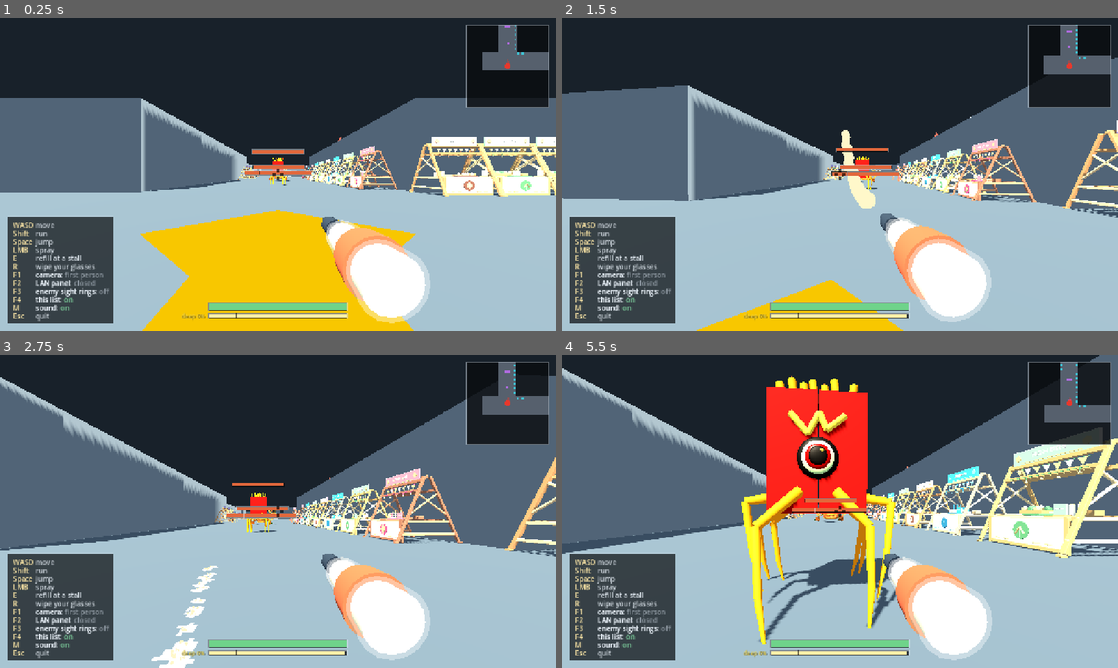
Above: before the commit, frames 1-4 (two rows, left to right).
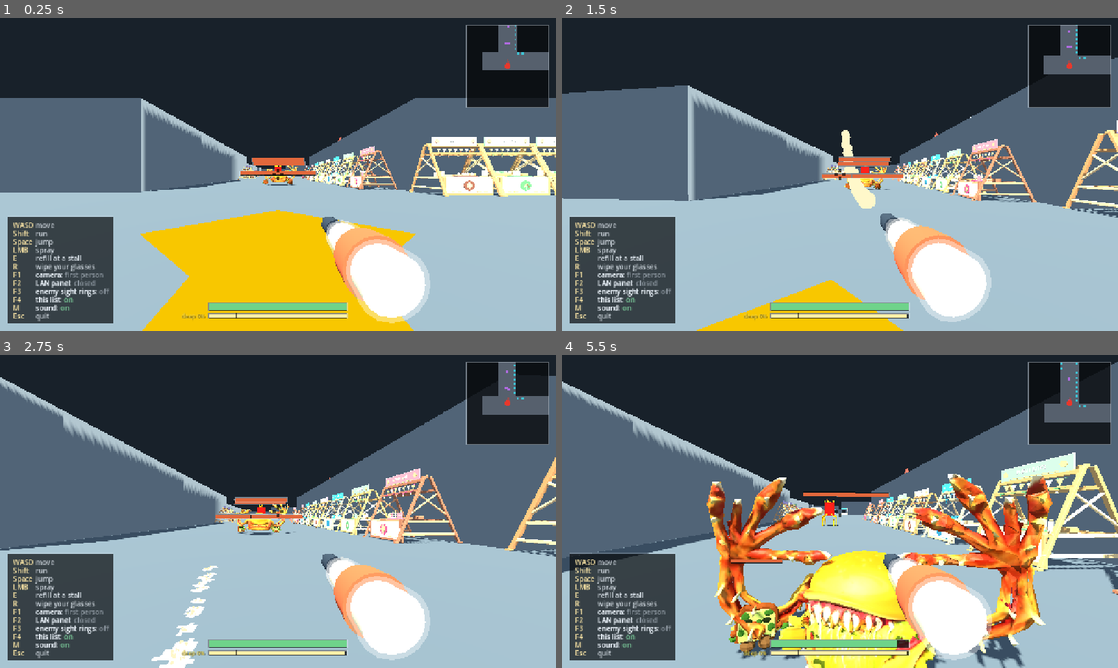
Above: after the commit, the same moments.

Repository: k3vin7/SauceIT-
Game: Godot game, scene res://main.tscn
Same seed, same stepped clock (60 frames per second), same inputs: the game is played once before the commit and once after it.
Inputs (mouse positions are in pixels of both pictures, inside the frame that each line leads up to):
- Up to frame 1 (0.25 s): no input
- Up to frame 2 (1.5 s): tap Enter at 0.5 s; move the mouse to (867, 174) at 0.52 s; hold Shift (run) 0.53-1.28 s; hold W (move_forward) from 0.53 s (still down); tap Space (jump) at 0.77 s; move the mouse to (812, 174) at 1.27 s; click (812, 174) at 1.35 s
- Up to frame 3 (2.75 s): keep holding W (move_forward); tap Space (jump) at 1.52 s; tap Shift (run) at 1.55, 2.3 s; move the mouse to (289, 505) at 2.02 s; hold E (refill_sauce) from 2.03 s (still down)
- Up to frame 4 (5.5 s): keep holding W (move_forward); move the mouse to (834, 517) at 2.77 s; release E (refill_sauce) at 2.78 s; tap Shift (run) at 2.85, 3.8, 4.55 s; tap Space (jump) at 3.02, 3.77, 4.52 s; move the mouse to (878, 514) at 3.52 s; hold R (wipe_screen) 3.53-4.28 s; move the mouse to (795, 508) at 4.27 s; tap Tab at 4.35 s; move the mouse to (845, 511) at 5.02 s; hold Shift (run) from 5.03 s (still down); tap 1 at 5.1 s

The runs differ from the first frame. In frame 1, 0.8% of the frame differs, in the area x 43-92%, y 2-54%; in frame 2, 0.9%; in frame 3, 1.1%; in frame 4, 37%, in the area x 0-100%, y 0-100%.

Commit message:
Meet the burger first and the fry after it
The two swap places on the opening road. Measured from the player's own spawn:
the hamburger and its pair of toast rushers now stand at 46 m and the fry stalker
at 79 m, where it was 46 and 79 the other way round.

The comment on the stalker's spawn said it sat halfway between the start and the
first burger "so it is always the first monster encountered", which is no longer
what it is for, so it says what it is for now.

Diff:
--- a/scripts/mayo_prototype.gd
+++ b/scripts/mayo_prototype.gd
@@ -2773,13 +2773,14 @@
 ## the walk north from the start zone runs into them one at a time rather than
 ## all at once. Adding another is a line.
 const ENEMY_SPAWNS := [
-	[290, 780],   # the run up from Kalda: the first one you meet
+	[290, 850],   # the run up from Kalda: the first one you meet
 	[270, 420],   # halfway along Karja tänav
 	[370, 550],   # waiting in the festival square
 ]
-## On the same opening road, about halfway between the player start and the
-## first hamburger/toast group, so it is always the first monster encountered.
-const FRY_STALKER_SPAWN := [290, 850]
+## Further up the same opening road, behind the first hamburger and its toast,
+## so the burger is what the player meets first and the stalker is what is
+## waiting once they are past it.
+const FRY_STALKER_SPAWN := [290, 780]
 ## A pair flanks each bruiser, this far to either side of it.
 ##
 ## **In metres, off the bruiser's own position -- not in map pixels.** The pair
